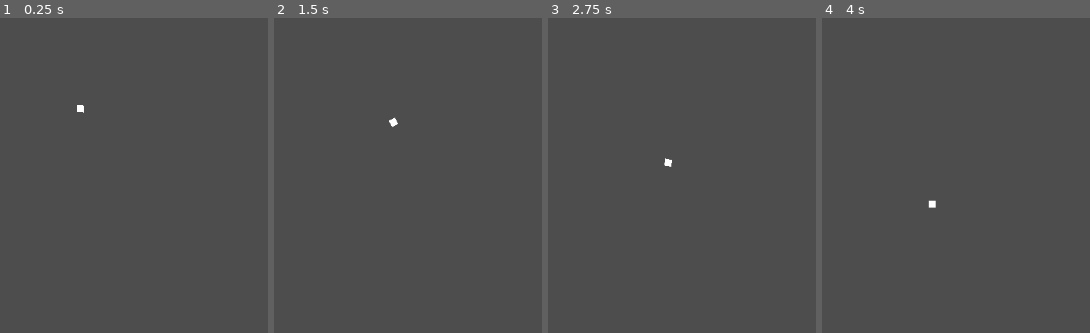
Above: before the commit, frames 1-4 (left to right).
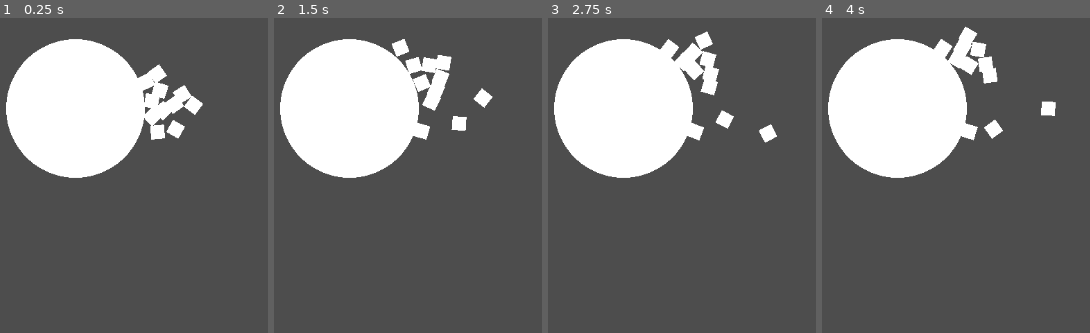
Above: after the commit, the same moments.

Repository: MalCaor/RucheTyr
Game: Godot game, scene res://Scene2d.tscn
Same seed, same stepped clock (60 frames per second), same inputs: the game is played once before the commit and once after it.
Inputs:
- Up to frame 1 (0.25 s): no input
- Up to frame 2 (1.5 s): no input
- Up to frame 3 (2.75 s): no input
- Up to frame 4 (4 s): no input

The runs differ from the first frame. In frame 1, 20% of the frame differs, in the area x 2-76%, y 6-51%; in frame 2, 21%; in frame 3, 21%; in frame 4, 21%, in the area x 2-88%, y 2-61%.

Commit message:
un peu con

Diff:
--- a/Scene2d.tscn
+++ b/Scene2d.tscn
@@ -1,7 +1,8 @@
-[gd_scene load_steps=3 format=3 uid="uid://bwm7s1ecuouec"]
+[gd_scene load_steps=4 format=3 uid="uid://bwm7s1ecuouec"]
 
 [ext_resource type="PackedScene" uid="uid://bxygp5bbta7ux" path="res://Tyr/hormagaunt.tscn" id="1_prox2"]
 [ext_resource type="Script" path="res://Camera2D.gd" id="2_aoyn8"]
+[ext_resource type="PackedScene" uid="uid://chqt7nxuah6f2" path="res://ruche.tscn" id="3_26ukf"]
 
 [node name="Scene2d" type="Node2D"]
 
@@ -10,3 +11,5 @@
 [node name="Camera2D" type="Camera2D" parent="."]
 zoom = Vector2(10, 10)
 script = ExtResource("2_aoyn8")
+
+[node name="Ruche" parent="." instance=ExtResource("3_26ukf")]
--- a/Tyr/hormagaunt.gd
+++ b/Tyr/hormagaunt.gd
@@ -6,7 +6,7 @@
 var current_state: state_possible
 
 var speed: float = 1.0
-var rotation_speed = 2000
+var rotation_speed = 100
 
 # Called when the node enters the scene tree for the first time.
 func _ready():
--- a/Tyr/hormagaunt.tscn
+++ b/Tyr/hormagaunt.tscn
@@ -5,6 +5,7 @@
 [sub_resource type="BoxMesh" id="BoxMesh_5ybtt"]
 
 [sub_resource type="RectangleShape2D" id="RectangleShape2D_88a76"]
+size = Vector2(2, 2)
 
 [node name="Hormagaunt" type="RigidBody2D"]
 linear_damp = 10.0
@@ -12,6 +13,7 @@
 script = ExtResource("1_se08v")
 
 [node name="MeshInstance2D" type="MeshInstance2D" parent="."]
+scale = Vector2(2, 2)
 mesh = SubResource("BoxMesh_5ybtt")
 
 [node name="CollisionShape2D" type="CollisionShape2D" parent="."]
--- a/ruche.gd
+++ b/ruche.gd
@@ -1,22 +1,20 @@
-extends RigidBody3D
+extends RigidBody2D
 
-# tyr existing
-var listTyr: Array[Node] = []
-
-# tyr types
-var horma = load("res://hormagaunt.tscn")
+var list_tyr: Array[Node] = []
+var hormagaunt = load("res://Tyr/hormagaunt.tscn")
 
 # Called when the node enters the scene tree for the first time.
 func _ready():
-	add_tyr(horma, position)
+	for x in 10:
+		add_tyr(hormagaunt, position)
 
 
 # Called every frame. 'delta' is the elapsed time since the previous frame.
 func _process(delta):
 	pass
 
-func add_tyr(tyr_to_add, position):
+func add_tyr(tyr_to_add, pos):
 	var new_tyr: Node = tyr_to_add.instantiate()
-	new_tyr.transform.origin = position
-	listTyr.append(new_tyr)
+	new_tyr.transform.origin = pos
+	list_tyr.append(new_tyr)
 	add_child(new_tyr)
--- a/ruche.tscn
+++ b/ruche.tscn
@@ -1,22 +1,19 @@
-[gd_scene load_steps=4 format=3 uid="uid://b1qwcfwb1rskv"]
+[gd_scene load_steps=4 format=3 uid="uid://chqt7nxuah6f2"]
 
 [ext_resource type="Script" path="res://ruche.gd" id="1_5gw6e"]
 
-[sub_resource type="CylinderMesh" id="CylinderMesh_caf3p"]
+[sub_resource type="SphereMesh" id="SphereMesh_cf6i4"]
 
-[sub_resource type="CylinderShape3D" id="CylinderShape3D_txn66"]
+[sub_resource type="CircleShape2D" id="CircleShape2D_vuhc8"]
 
-[node name="Ruche" type="RigidBody3D"]
-axis_lock_linear_x = true
-axis_lock_linear_y = true
-axis_lock_linear_z = true
-axis_lock_angular_x = true
-axis_lock_angular_y = true
-axis_lock_angular_z = true
+[node name="Ruche" type="RigidBody2D"]
+freeze = true
 script = ExtResource("1_5gw6e")
 
-[node name="MeshInstance3D" type="MeshInstance3D" parent="."]
-mesh = SubResource("CylinderMesh_caf3p")
+[node name="MeshInstance2D" type="MeshInstance2D" parent="."]
+scale = Vector2(20, 20)
+mesh = SubResource("SphereMesh_cf6i4")
 
-[node name="CollisionShape3D" type="CollisionShape3D" parent="."]
-shape = SubResource("CylinderShape3D_txn66")
+[node name="CollisionShape2D" type="CollisionShape2D" parent="."]
+shape = SubResource("CircleShape2D_vuhc8")
+debug_color = Color(0.878431, 0, 0.827451, 0.419608)
